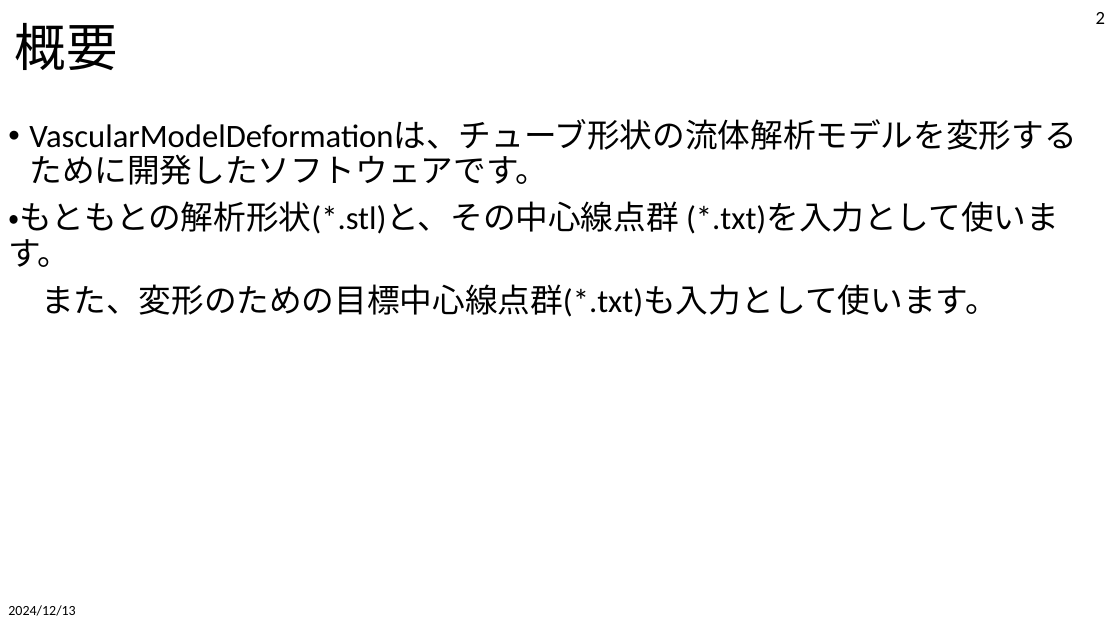
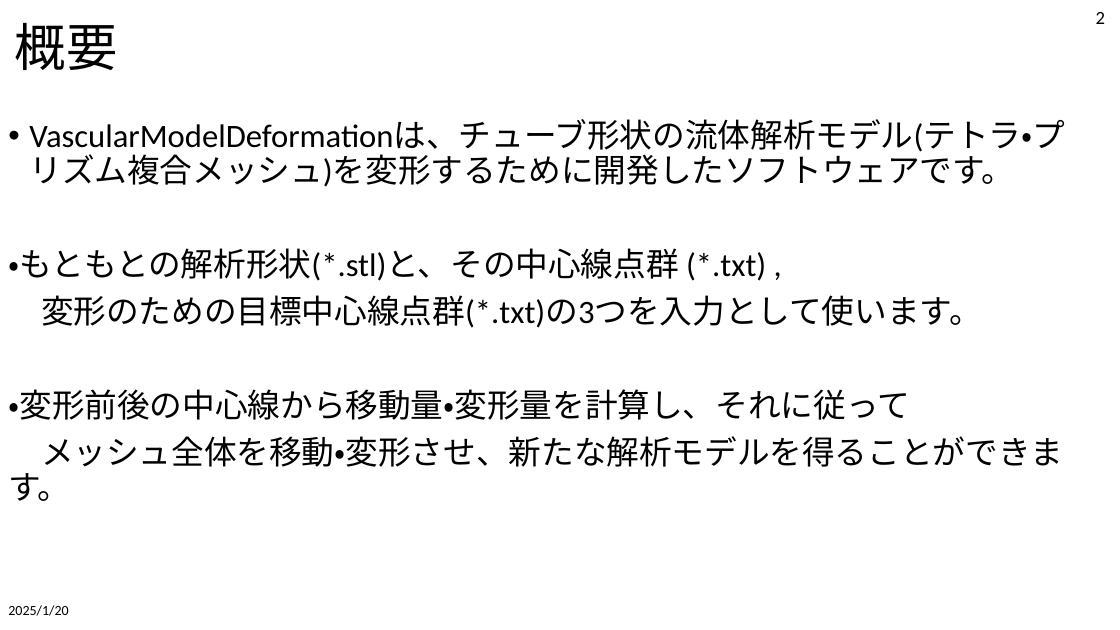
Before and after one commit to tailup7/VMD, a slide deck: slide 2 of SetupAndUsage.pptx. Drawn at 1120x630 pixels with LibreOffice and Linux fonts; fonts in the diff are those of the drawing. Boxes give left, top, right and bottom in pixels: in the first picture for what was removed or moved away, otherwise in the second. Text is boxed around its words. In the diff, an @@ line names an element or a change of style, - is before the commit and + after.

```diff
--- a/SetupAndUsage.pptx
+++ b/SetupAndUsage.pptx
@@ text at bbox=[8, 120, 1065, 501]: text changed @@
-• VascularModelDeformationは、チューブ形状の流体解析モデルを変形するために開発したソフトウェアです。
-・もともとの解析形状(*.stl)と、その中心線点群 (*.txt)を入力として使います。
-また、変形のための目標中心線点群(*.txt)も入力として使います。
+• VascularModelDeformationは、チューブ形状の流体解析モデル(テトラ・プリズム複合メッシュ)を変形するために開発したソフトウェアです。
+・もともとの解析形状(*.stl)と、その中心線点群 (*.txt) ,
+変形のための目標中心線点群(*.txt)の3つを入力として使います。
+・変形前後の中心線から移動量・変形量を計算し、それに従って
+メッシュ全体を移動・変形させ、新たな解析モデルを得ることができます。
@@ text at bbox=[8, 605, 68, 616]: text changed @@
-2024/12/13
+2025/1/20
```
Also in this commit, not shown: 9 other slides changed, 43 other files.
